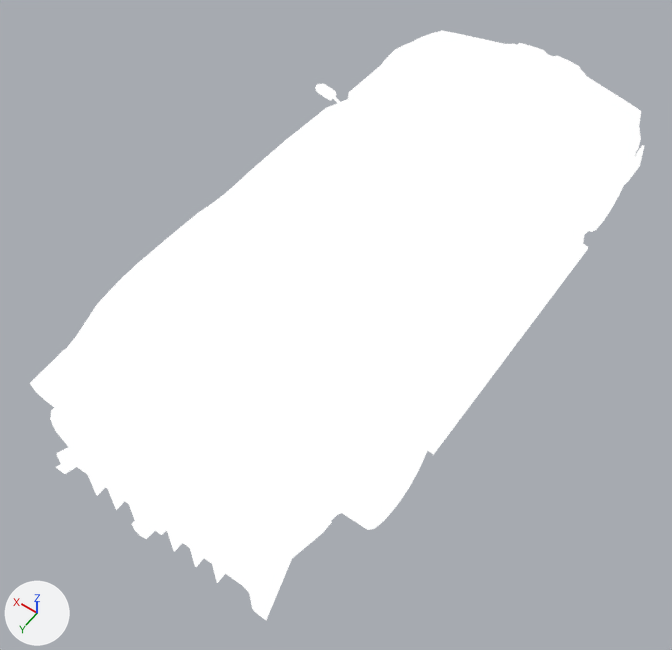
The glTF model models/spec-e36.glb, before and after one commit.
Both versions are drawn from a 50 mm lens placed at (-1.37, 2.2, 3.16), pointed at (-0.01, 0.3, 0.18). Every picture has the same lights, and +X, +Y and +Z are marked at lower left. The older version comes first. Where no turn or scale is listed for an object, it has been applied to the vertices.

The scene before the commit, as lines of its bpy script (objects in view):
```python
ob_cube_002_material_0 = bpy.data.objects.new('Cube.002_Material_0', me_cube_002_material_0)
ob_cube_002_material_0.location = (0.0, 0.0, 0.0)
ob_cylinder_001_material_0 = bpy.data.objects.new('Cylinder.001_Material_0', me_cylinder_001_material_0)
ob_cylinder_001_material_0.location = (0.0, -0.138, 0.004)
ob_cylinder_002_material_0 = bpy.data.objects.new('Cylinder.002_Material_0', me_cylinder_002_material_0)
ob_cylinder_002_material_0.location = (0.0, 1.049, 0.142)
ob_e36_001_material_0 = bpy.data.objects.new('e36.001_Material_0', me_e36_001_material_0)
ob_e36_001_material_0.location = (0.0, 1.291, 0.659)
ob_e36_003_material_0 = bpy.data.objects.new('e36.003_Material_0', me_e36_003_material_0)
ob_e36_003_material_0.location = (0.0, -0.008, 0.092)
ob_e36_008_material_0 = bpy.data.objects.new('e36.008_Material_0', me_e36_008_material_0)
ob_e36_008_material_0.location = (0.0, -0.008, 0.092)
ob_e36_material_0 = bpy.data.objects.new('e36_Material_0', me_e36_material_0)
ob_e36_material_0.location = (0.0, -0.008, 0.092)
ob_plane_002_material_0 = bpy.data.objects.new('Plane.002_Material_0', me_plane_002_material_0)
ob_plane_002_material_0.location = (0.0, 1.066, 0.128)
```
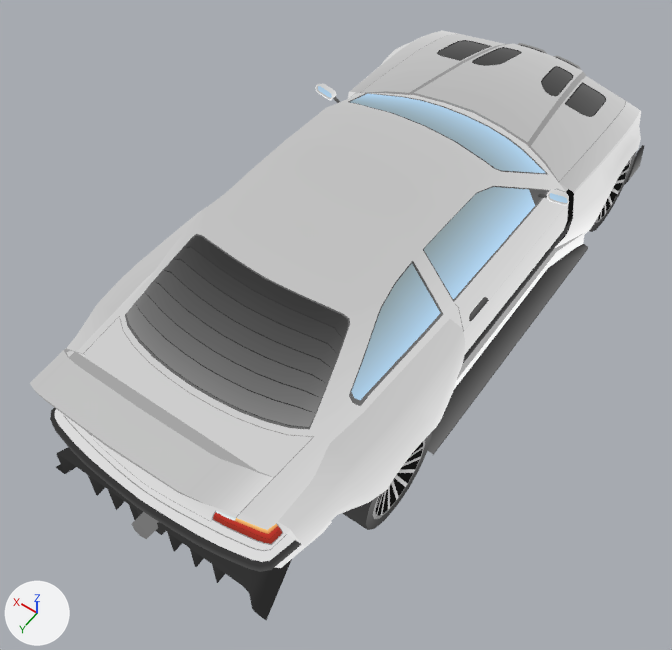
The change, as a list of edits to the scene's bpy script:
```text
Add img_image_0:
    img_image_0 = load_image('Image_0', '_unpacked/Image_0', 2048, 2048, 'sRGB')
Change mat_material:
    add n5 = _N.new('ShaderNodeTexImage'); n5.name = 'Image Texture'
    add n5.image = img_image_0
    where n0 = _N.new('ShaderNodeEmission'); n0.name = 'Emission'
    add _L.new(n5.outputs[0], n0.inputs[0])  # 'Color' to 'Color'
```

What differs and where, as boxes (x1, y1, x2, y2) in the pictures (672 x 650 px):
'e36_Material_0', surface changed (darker): (50, 30, 644, 572) in both
'e36.008_Material_0', surface changed (white to grey): (126, 236, 348, 428) in both
'e36.003_Material_0', surface changed: (67, 208, 465, 546) in both
'e36.001_Material_0', surface changed (white to grey): (30, 348, 273, 514) in both
'Plane.002_Material_0', surface changed: (56, 447, 292, 620) in both
'Cylinder.001_Material_0', surface changed: (342, 152, 636, 530) in both
'Cube.002_Material_0', surface changed: (315, 84, 569, 206) in both
'Cylinder.002_Material_0', surface changed (white to grey): (132, 512, 159, 539) in both
'Cube.001_Material_0', surface changed (white to grey): (469, 297, 489, 321) in both
'Plane_Material_0', surface changed: (517, 43, 581, 70) in both
